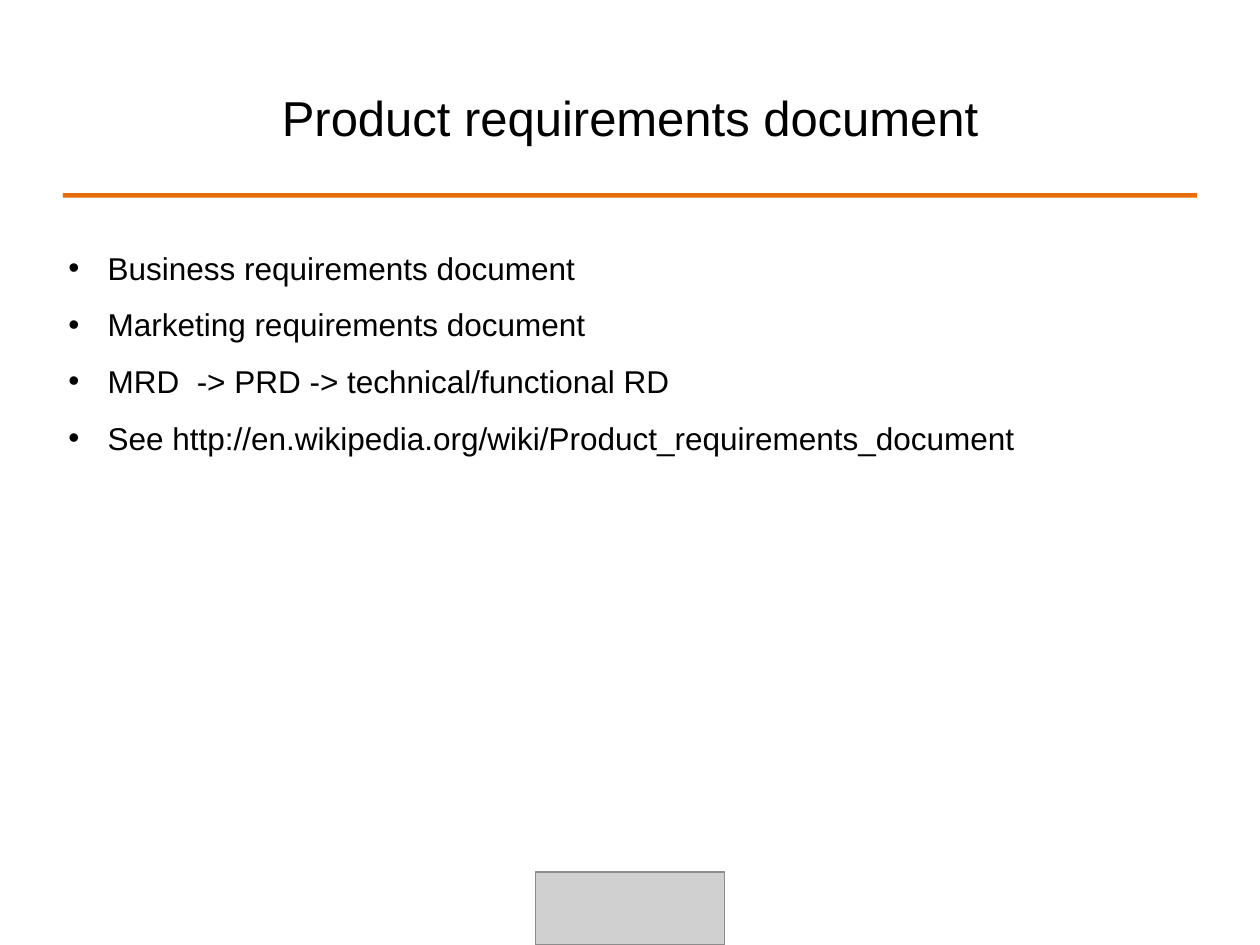
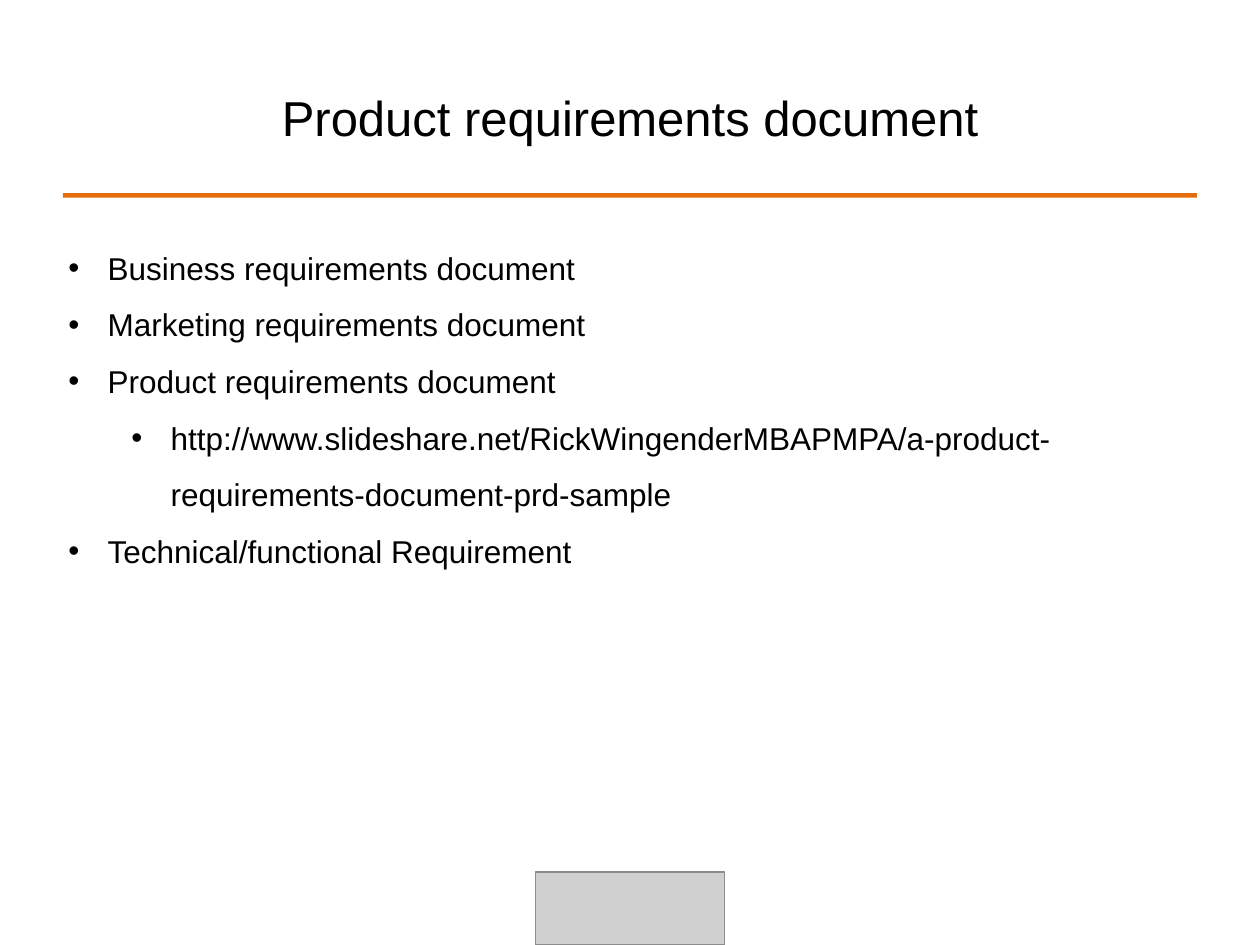
Before and after one commit to ALPHACamp/Camp-3-iOS-Dev, a slide deck: slide 25 of Class presentation/Week1 - Shyne/10-07-2014.ppt. Drawn at 1260x945 pixels with LibreOffice and Linux fonts; fonts in the diff are those of the drawing; grey boxes stand for pictures. Boxes give left, top, right and bottom in pixels: in the first picture for what was removed or moved away, otherwise in the second. Text is boxed around its words. In the diff, an @@ line names an element or a change of style, - is before the commit and + after.

```diff
--- a/Class presentation/Week1 - Shyne/10-07-2014.ppt
+++ b/Class presentation/Week1 - Shyne/10-07-2014.ppt
@@ text at bbox=[108, 370, 1050, 569]: text changed @@
-• MRD -> PRD -> technical/functional RD
-• See http://en.wikipedia.org/wiki/Product_requirements_document
+• Product requirements document
+  • http://www.slideshare.net/RickWingenderMBAPMPA/a-product-requirements-document-prd-sample
+• Technical/functional Requirement
```
Also in this commit, not shown: 7 other slides changed, 2 slides added, 2 other files.
